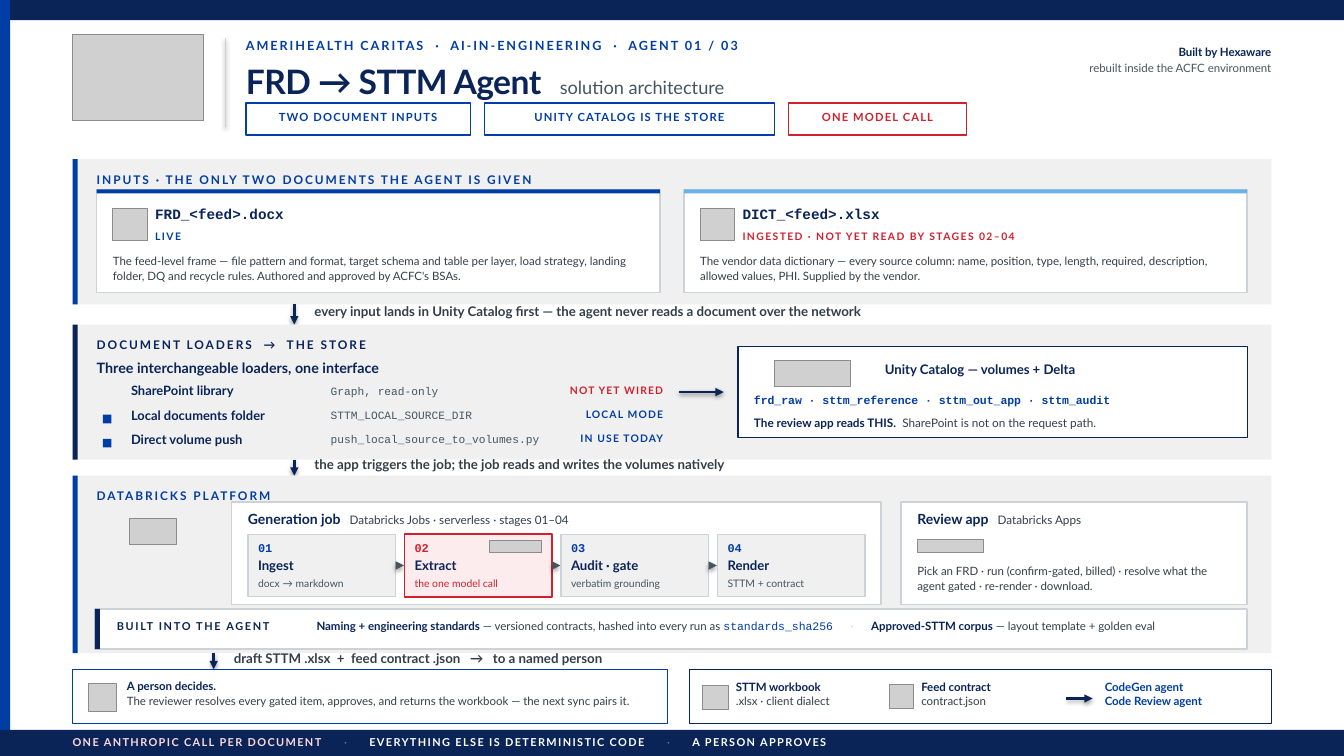
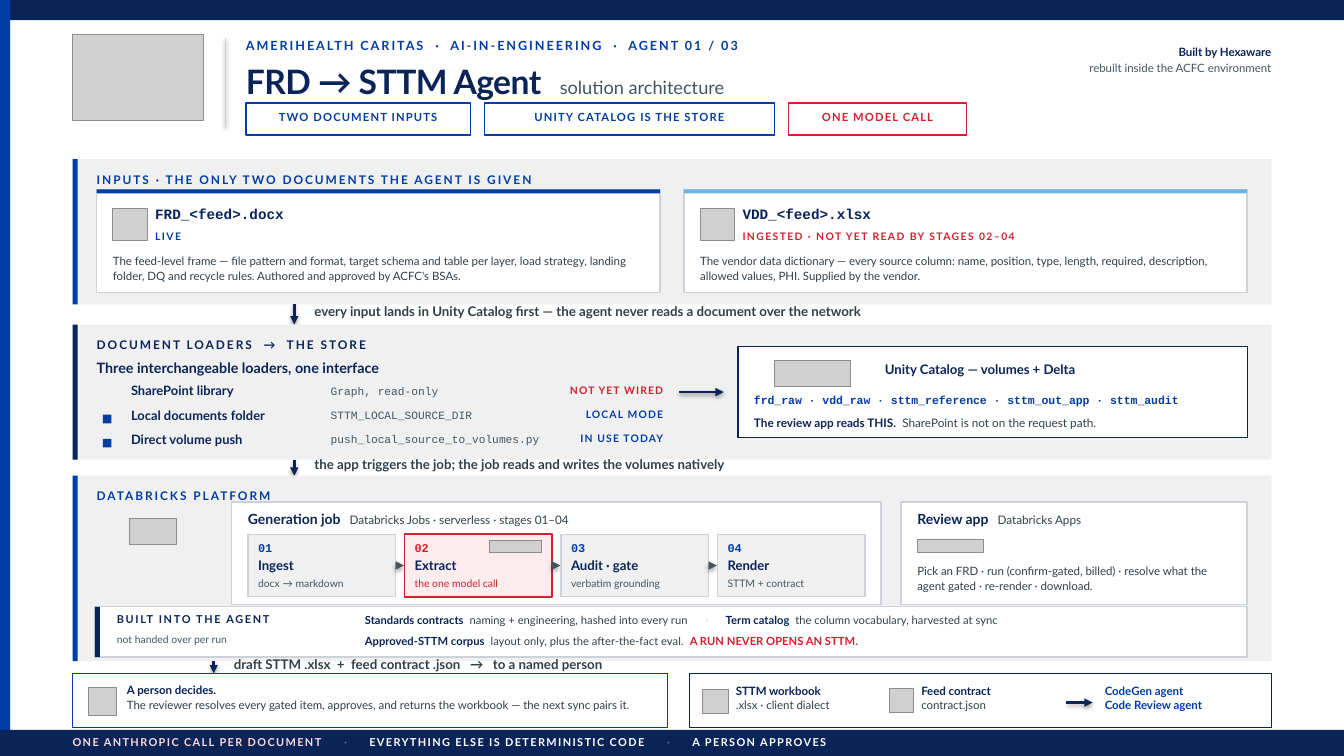
Before and after one commit to ArjunP4Hexaware/frd-to-sttm-agent-v2, a slide deck: slide 1 of context/FRD-to-STTM-Agent-Solution-Architecture.pptx. Drawn at 1344x756 pixels with LibreOffice and Linux fonts; fonts in the diff are those of the drawing; grey boxes stand for pictures; background and template pictures are left out. Boxes give left, top, right and bottom in pixels: in the first picture for what was removed or moved away, otherwise in the second. Text is boxed around its words. In the diff, an @@ line names an element or a change of style, - is before the commit and + after.

```diff
--- a/context/FRD-to-STTM-Agent-Solution-Architecture.pptx
+++ b/context/FRD-to-STTM-Agent-Solution-Architecture.pptx
@@ text at [743, 209, 872, 221]: text changed @@
-DICT_<feed>.xlsx
+VDD_<feed>.xlsx
@@ text at [754, 396, 1179, 407]: text changed @@
-frd_raw · sttm_reference · sttm_out_app · sttm_audit
+frd_raw · vdd_raw · sttm_reference · sttm_out_app · sttm_audit
@@ rectangle: place and size @@
-rectangle at [73, 476, 1271, 653]
+rectangle at [73, 476, 1271, 661]
@@ rectangle: place and size @@
-rectangle at [73, 476, 78, 653]
+rectangle at [73, 476, 78, 661]
@@ rectangle: place and size @@
-rectangle at [95, 609, 1247, 649]
+rectangle at [95, 607, 1247, 657]
@@ rectangle: place and size @@
-rectangle at [95, 609, 100, 649]
+rectangle at [95, 607, 100, 657]
@@ text "BUILT INTO THE AGENT" rewrapped from [117, 620, 369, 642] to [117, 613, 359, 635] @@
@@ text at [365, 615, 998, 626]: text changed; size 8.2 to 8 pt @@
-Naming + engineering standards — versioned contracts, hashed into every run as standards_sha256 · Approved-STTM corpus — layout template + golden eval
+Standards contracts naming + engineering, hashed into every run · Term catalog the column vocabulary, harvested at sync
@@ text added at [117, 635, 227, 645], 7.4 pt, text #455560 @@
+not handed over per run
@@ text added at [365, 636, 858, 647], 8 pt, text #333F48, bold @@
+Approved-STTM corpus layout only, plus the after-the-fact eval. A RUN NEVER OPENS AN STTM.
@@ arrow moved from (214, 653) - (214, 669) to (214, 661) - (214, 674) @@
@@ 5 texts, 3 pictures, 2 rectangles, 1 arrow: place and size @@
-5 texts, 3 pictures, 2 rectangles, 1 arrow at [73, 653, 1271, 724]
+5 texts, 3 pictures, 2 rectangles, 1 arrow at [73, 659, 1271, 728]
```
Also in this commit, not shown: 5 other files.
